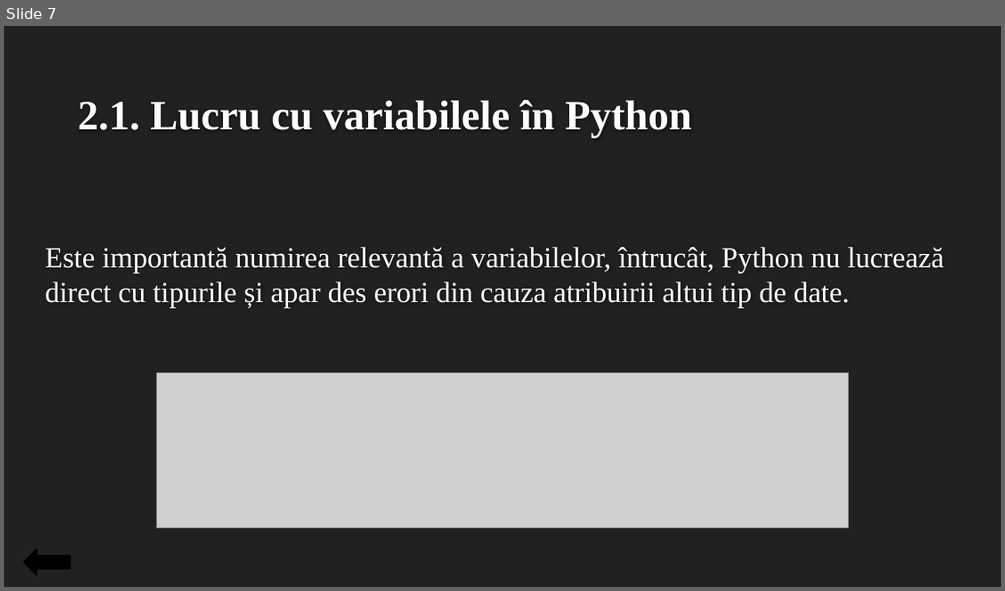
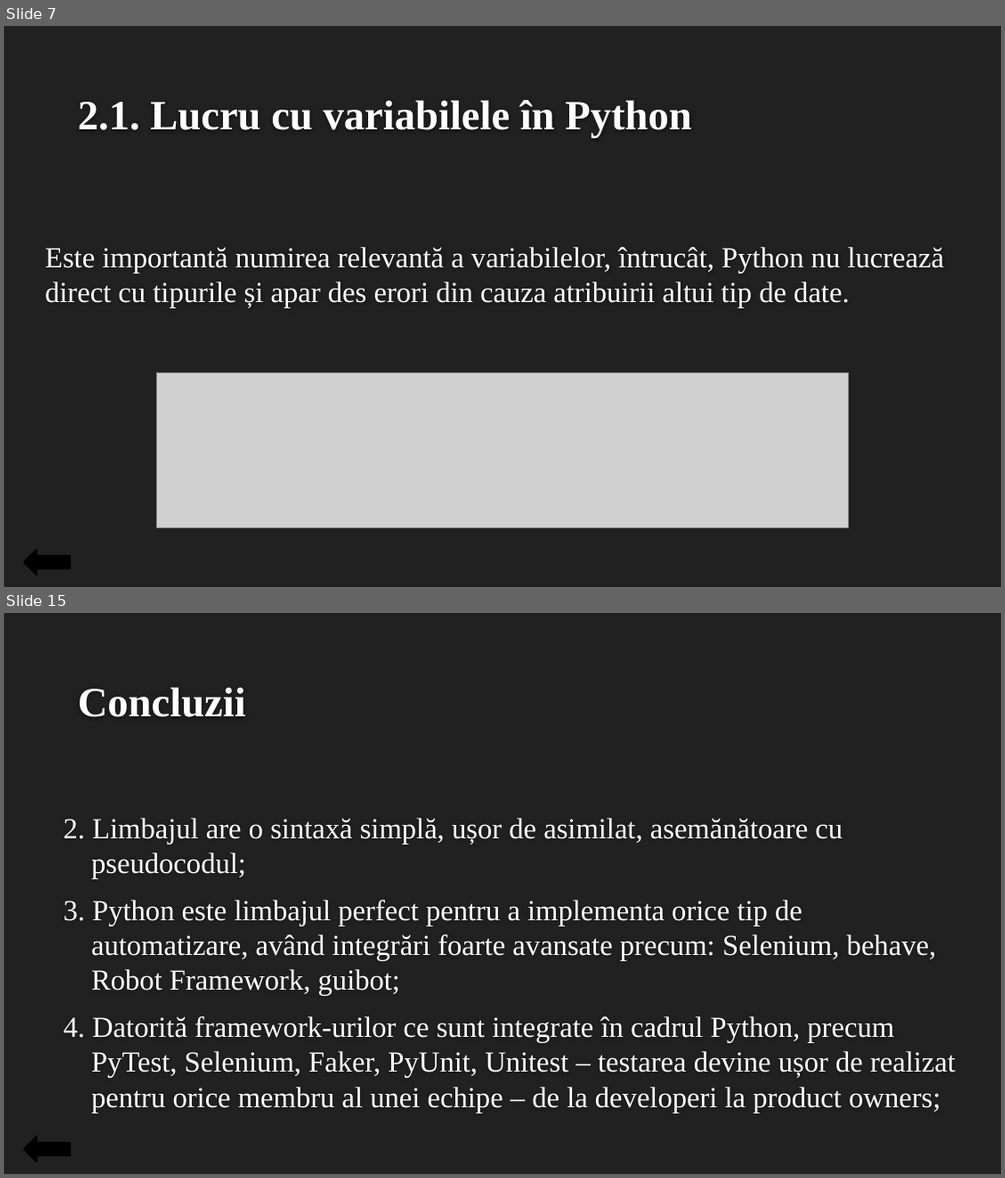
Before and after one commit to CernolevCorina/Python_introduction, a slide deck: Introducere în limbajul de programare Python.pptx. Shown one above the other, each under a label of ours: slide 7 before the commit, slides 7 and 15 after it; the slides between them are not shown. The pictures are 1005x591 and 1005x1178 pixels, drawn with LibreOffice and Linux fonts; fonts in the diff are those of the drawing; grey boxes stand for pictures; background and template pictures are left out. Boxes give left, top, right and bottom in pixels: in the first picture for what was removed or moved away, otherwise in the second. Text is boxed around its words. In the diff, an @@ line names an element or a change of style, - is before the commit and + after.

```diff
--- a/Introducere în limbajul de programare Python.pptx
+++ b/Introducere în limbajul de programare Python.pptx
@@ slide 15 added at (4, 613, 1001, 1174), background #212121 @@
@@ title added at (78, 687, 246, 717), 40 pt, text #FEFEFE, bold @@
+Concluzii
@@ text added at (64, 818, 955, 1112), 28 pt, text #FFFFFF @@
+2. Limbajul are o sintaxă simplă, ușor de asimilat, asemănătoare cu pseudocodul;
+3. Python este limbajul perfect pentru a implementa orice tip de automatizare, având integrări foarte avansate precum: Selenium, behave, Robot Framework, guibot;
+4. Datorită framework-urilor ce sunt integrate în cadrul Python, precum PyTest, Selenium, Faker, PyUnit, Unitest – testarea devine ușor de realizat pentru orice membru al unei echipe – de la developeri la product owners;
@@ left arrow added at (24, 1135, 70, 1162), fill #000000, outline #000000 1.25 pt @@
```
Also in this commit, not shown: 6 slides changed, 1 other slide added, 2 other files.
